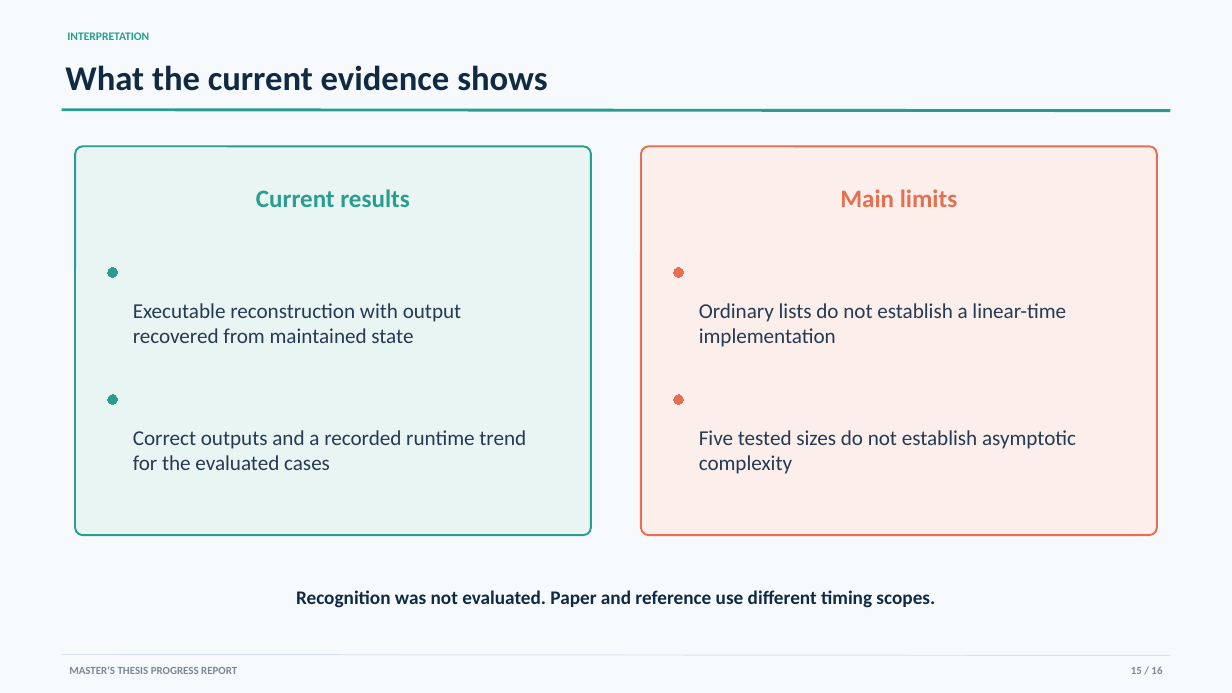
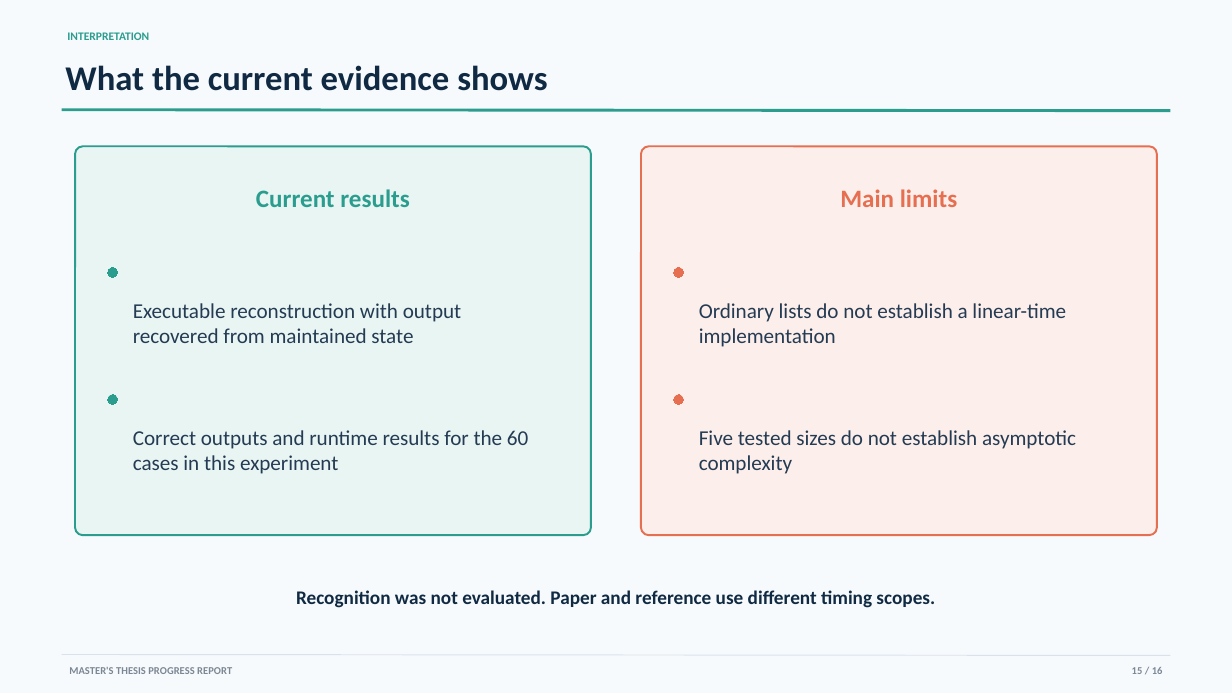
Before and after one commit to YixueWang983/jordan-sorting, a slide deck: slide 15 of presentations/progress_report/Jordan_Sorting_Progress_Report.pptx. Drawn at 1232x693 pixels with LibreOffice and Linux fonts; fonts in the diff are those of the drawing. Boxes give left, top, right and bottom in pixels: in the first picture for what was removed or moved away, otherwise in the second. Text is boxed around its words. In the diff, an @@ line names an element or a change of style, - is before the commit and + after.

Commit message:
Clarify progress report inputs, validation roles, and result scope

```diff
--- a/presentations/progress_report/Jordan_Sorting_Progress_Report.pptx
+++ b/presentations/progress_report/Jordan_Sorting_Progress_Report.pptx
@@ text at [133,430,528,474]: text changed @@
-Correct outputs and a recorded runtime trend for the evaluated cases
+Correct outputs and runtime results for the 60 cases in this experiment
@@ text "MASTER'S THESIS PROGRESS REPORT" at [69,667,232,674]: size 8.5 to 8.2 pt @@
@@ text "15 / 16" at [1132,667,1163,674]: size 8.5 to 8.2 pt @@
```
Also in this commit, not shown: 4 other slides changed, 5 other files.
